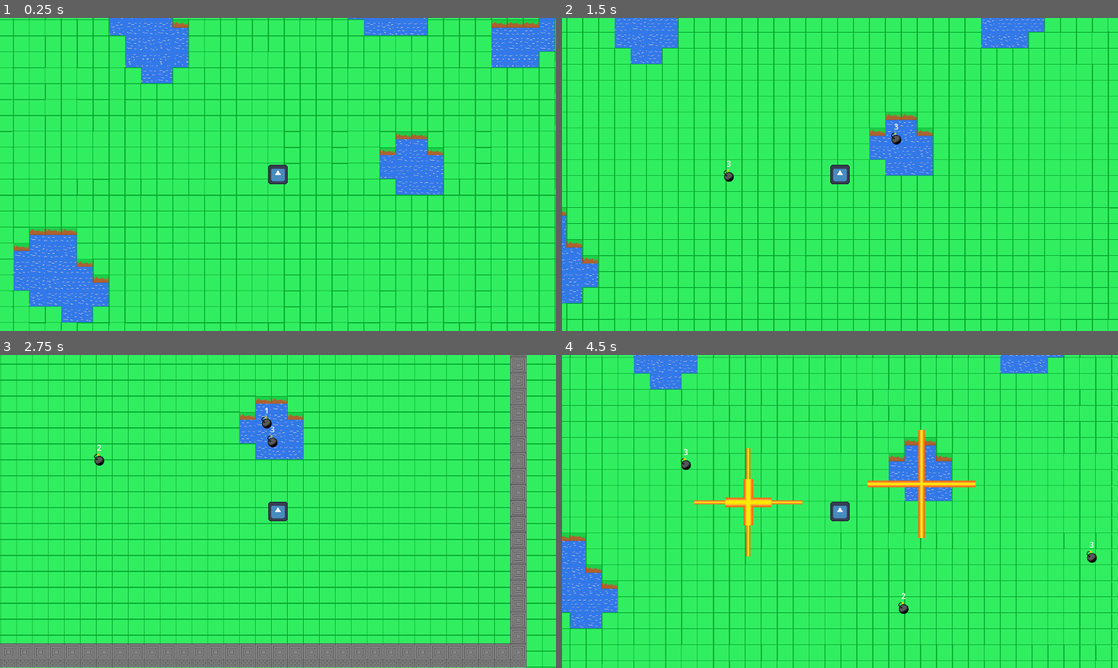
Above: before the commit, frames 1-4 (two rows, left to right).
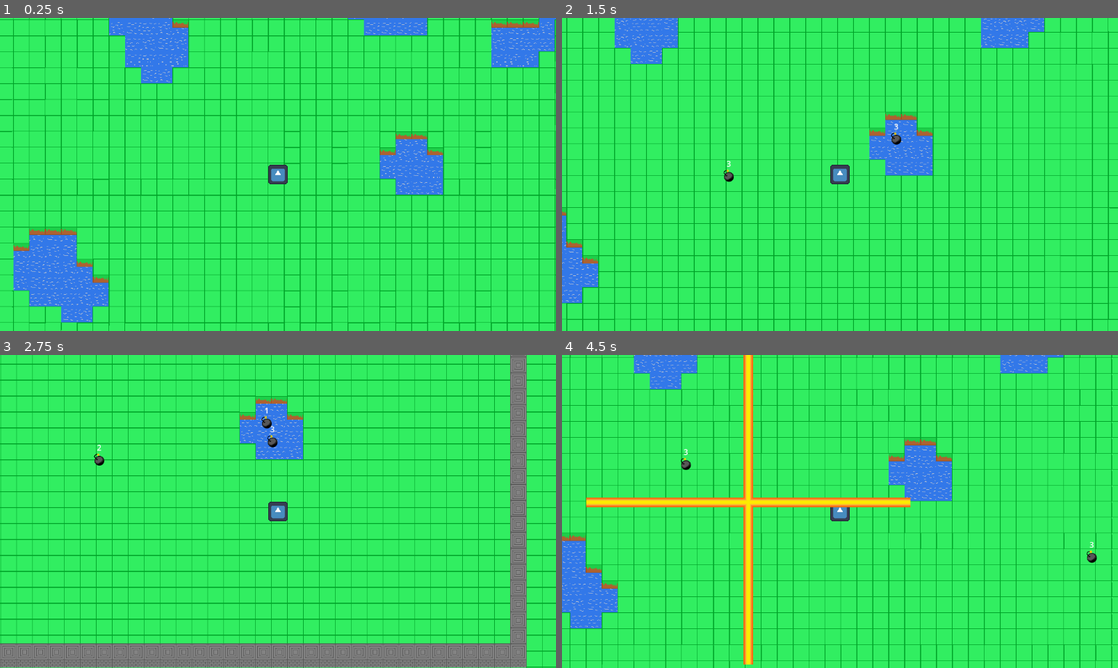
Above: after the commit, the same moments.

Repository: Mobius-Bron/rogue_boom_game
Game: Godot game, scene res://world/world.tscn
Two runs of this game, one before a commit and one after it. Both use one fixed random seed, a clock stepped at 60 frames per second and the inputs below. The engine's default icon, where the game draws it, is replaced by a stand-in: a white triangle on a blue panel in a dark square.
Inputs (mouse positions are in pixels of both pictures, inside the frame that each line leads up to):
- Up to frame 1 (0.25 s): no input
- Up to frame 2 (1.5 s): move the mouse to (962, 158) at 0.52 s; hold D (ui_right) 0.53-1.28 s; click (962, 158) at 0.6 s; move the mouse to (728, 190) at 1.27 s; hold S (ui_down) from 1.28 s (still down); click (728, 190) at 1.35 s
- Up to frame 3 (2.75 s): move the mouse to (333, 442) at 2.02 s; release S (ui_down) at 2.03 s; hold D (ui_right) from 2.03 s (still down); click (333, 442) at 2.1 s
- Up to frame 4 (4.5 s): move the mouse to (812, 574) at 2.77 s; release D (ui_right) at 2.78 s; hold W (ui_up) 2.78-3.53 s; click (812, 574) at 2.85 s; move the mouse to (1006, 558) at 3.52 s; hold A (ui_left) from 3.53 s (still down); click (1006, 558) at 3.6 s; move the mouse to (673, 464) at 4.27 s; click (673, 464) at 4.35 s

The runs differ from the first frame. In frame 1, 1.1% of the frame differs, in the area x 2-100%, y 0-92%; in frame 2, 0.6%; in frame 3, 0.2%; in frame 4, 4.5%, in the area x 0-91%, y 0-99%.

Commit message:
优化了炸弹

Diff:
--- a/player/boom.gd
+++ b/player/boom.gd
@@ -44,7 +44,6 @@
 			tilemap.set_cell(layer, pos, 0, Vector2i(i, 2))
 			pos = Vector2i(0, -x)
 			tilemap.set_cell(layer, pos, 0, Vector2i(i, 2))
-			await get_tree().create_timer(0.01).timeout
 
 		await get_tree().create_timer(0.05).timeout
 
--- a/player/boom.tscn
+++ b/player/boom.tscn
@@ -53,6 +53,7 @@
 
 [node name="boom" type="Node2D"]
 script = ExtResource("1_oye5e")
+length = 10
 
 [node name="TileMap" type="TileMap" parent="."]
 position = Vector2(-16, -16)
@@ -78,7 +79,6 @@
 shape = SubResource("RectangleShape2D_j242p")
 
 [node name="boom_area" type="Area2D" parent="."]
-scale = Vector2(1.6, 1.6)
 
 [node name="boom_c" type="CollisionShape2D" parent="boom_area"]
 shape = SubResource("RectangleShape2D_qc36b")
